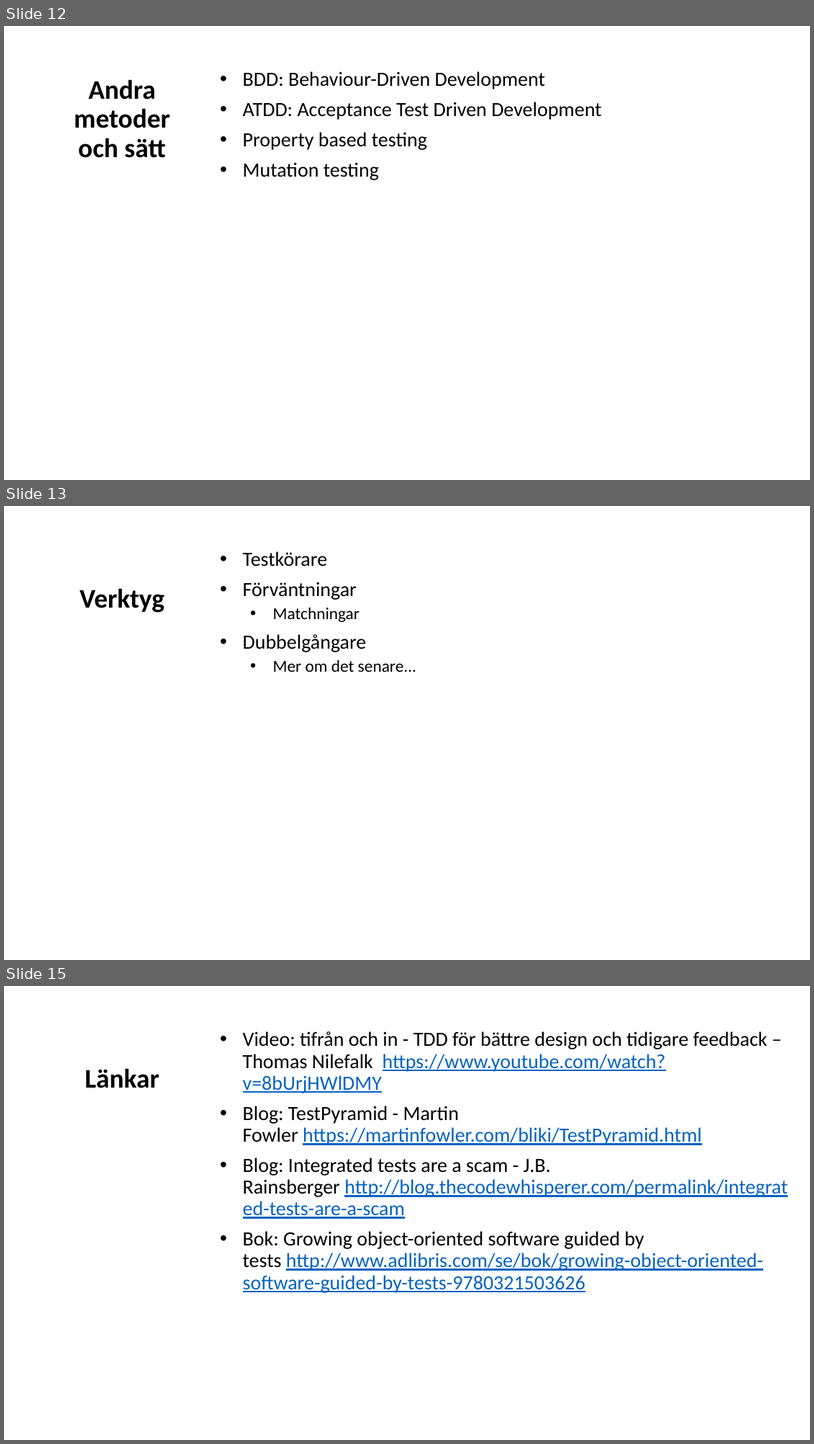
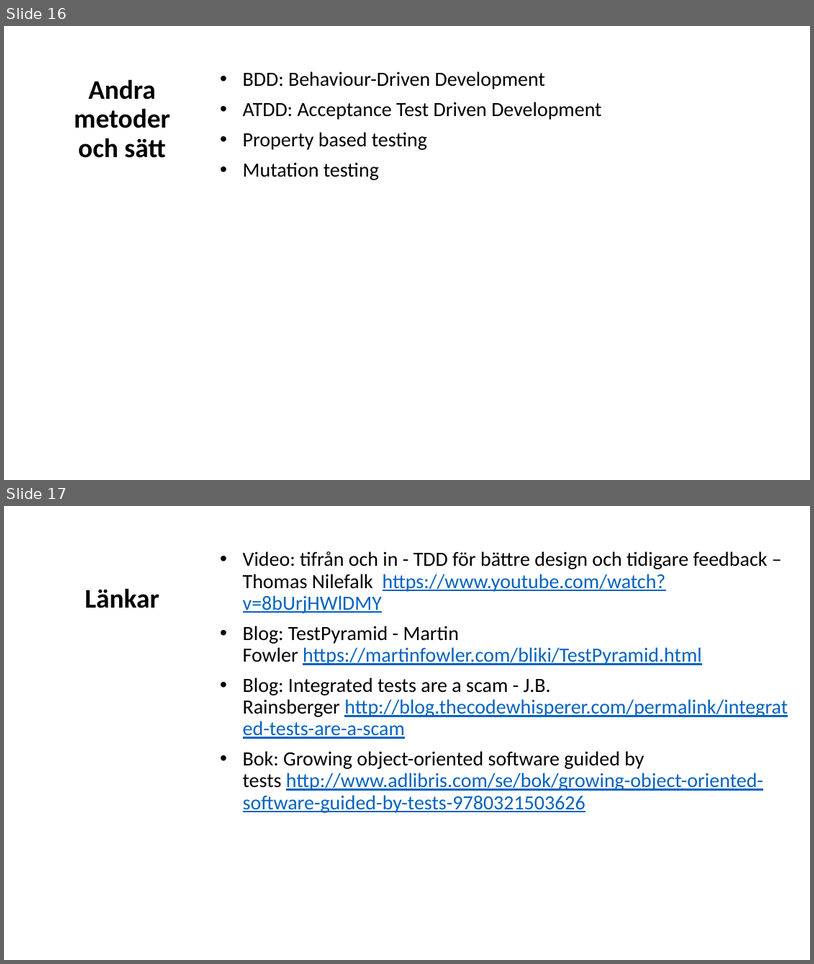
Before and after one commit to Omegapoint/tdd-lab, a slide deck: TDD-Presentation.pptx. Shown one above the other, each under a label of ours: slides 12, 13 and 15 before the commit, slides 16 and 17 after it; the slides between them are not shown. The pictures are 814x1444 and 814x964 pixels, drawn with LibreOffice and Linux fonts; fonts in the diff are those of the drawing. Boxes give left, top, right and bottom in pixels: in the first picture for what was removed or moved away, otherwise in the second. Text is boxed around its words. In the diff, an @@ line names an element or a change of style, - is before the commit and + after.

```diff
--- a/TDD-Presentation.pptx
+++ b/TDD-Presentation.pptx
@@ slide 13 removed at <box>4,506,810,960</box>, background #FFFFFF @@
@@ subtitle removed at <box>243,551,417,672</box> @@
-• Testkörare
-• Förväntningar
-  • Matchningar
-• Dubbelgångare
-  • Mer om det senare...
@@ title removed at <box>80,588,165,613</box> @@
-Verktyg
@@ what was slide 12 is now slide 16 @@
@@ what was slide 15 is now slide 17 @@
```
Also in this commit, not shown: 2 slides changed, 7 slides added, 4 other slides removed, 1 other file.
